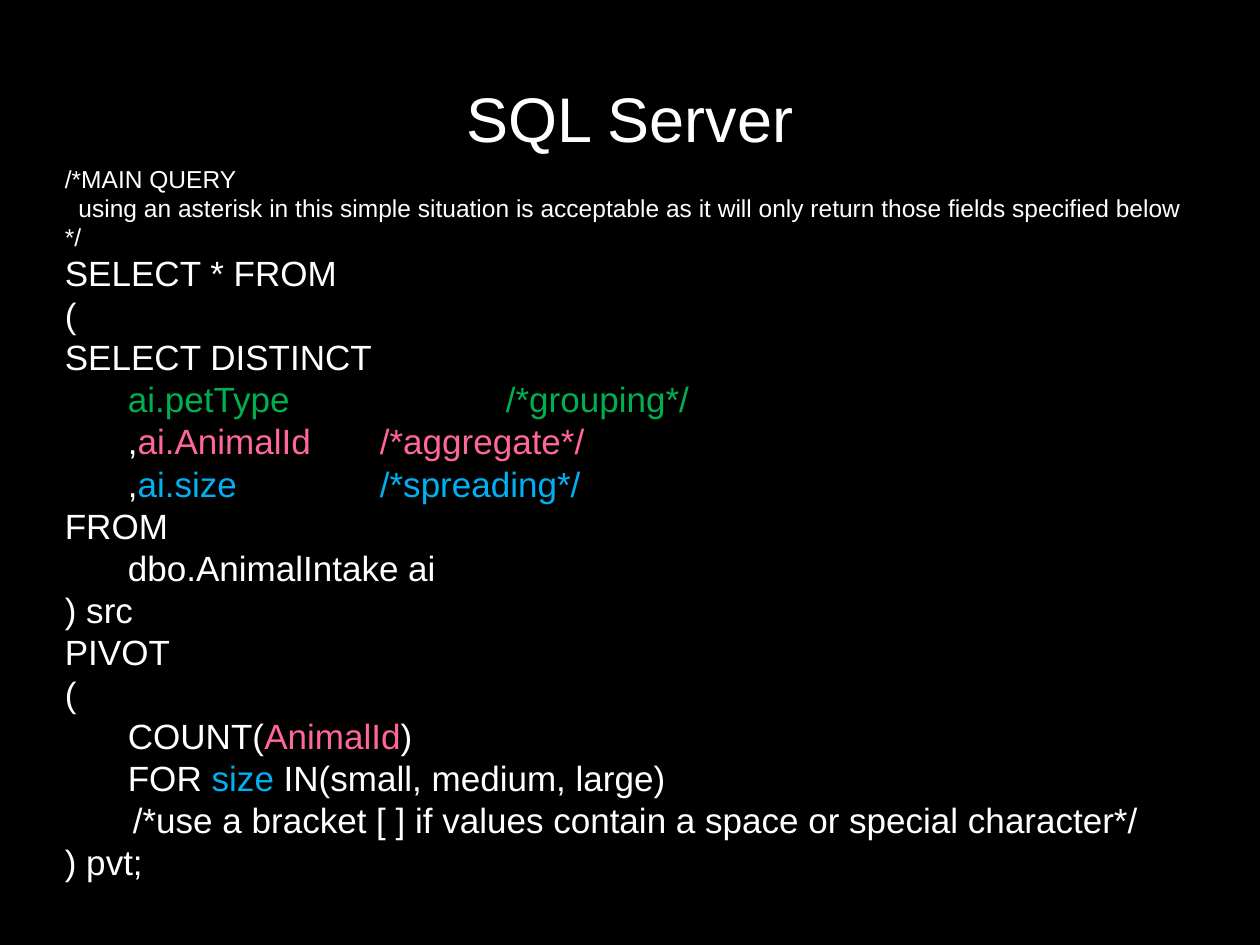
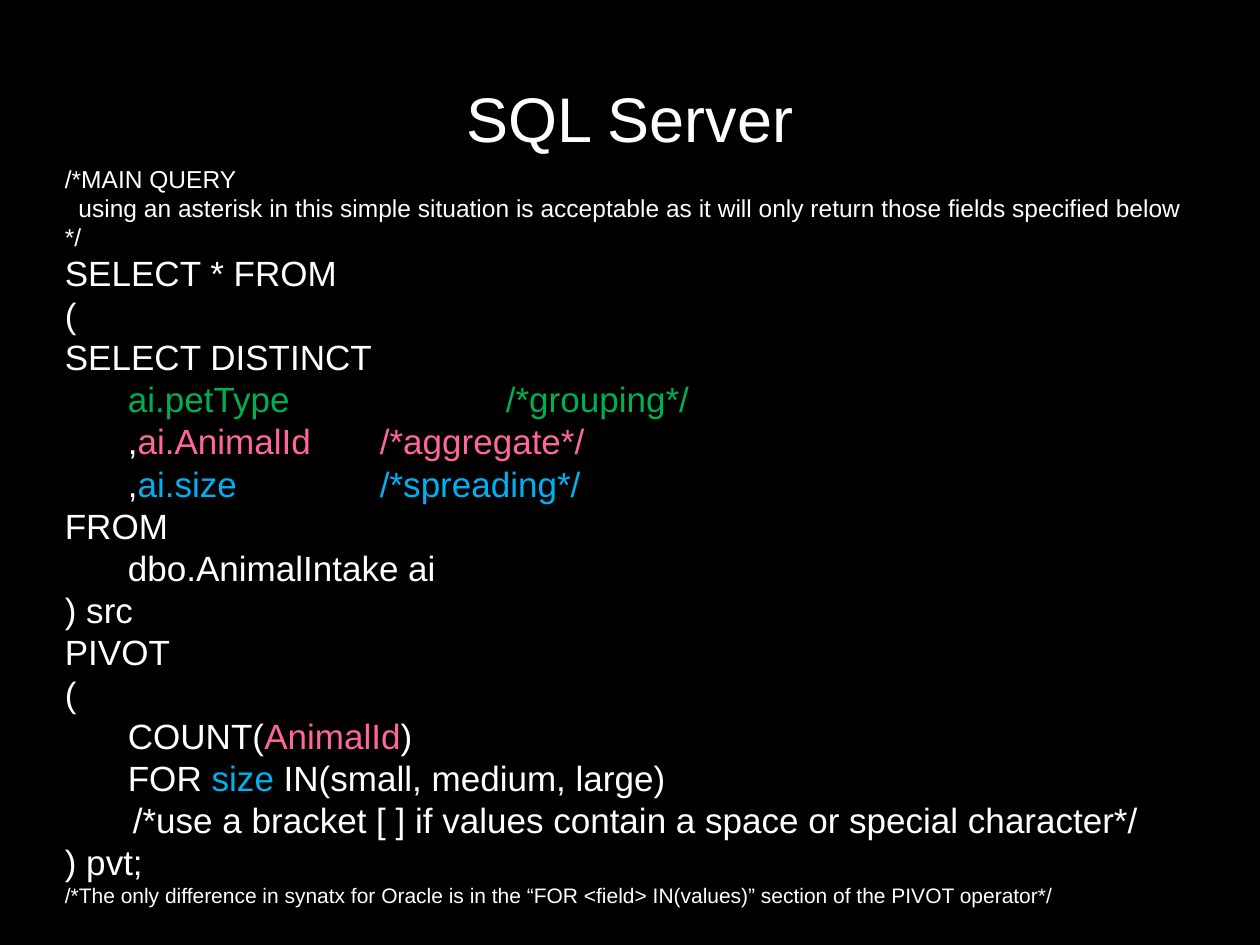
Before and after one commit to serenitysql/PIVOT, a slide deck: slide 15 of PivotDemo/Power of Pivotv BSSUG.pptx. Drawn at 1260x945 pixels with LibreOffice and Linux fonts; fonts in the diff are those of the drawing; background and template pictures are left out. Boxes give left, top, right and bottom in pixels: in the first picture for what was removed or moved away, otherwise in the second. Text is boxed around its words. In the diff, an @@ line names an element or a change of style, - is before the commit and + after.

```diff
--- a/PivotDemo/Power of Pivotv BSSUG.pptx
+++ b/PivotDemo/Power of Pivotv BSSUG.pptx
@@ text at <box>65,887,1052,907</box>: paragraph added @@
+/*The only difference in synatx for Oracle is in the “FOR <field> IN(values)” section of the PIVOT operator*/
```
Also in this commit, not shown: 1 other slide changed, 1 slide removed, 5 other files.
